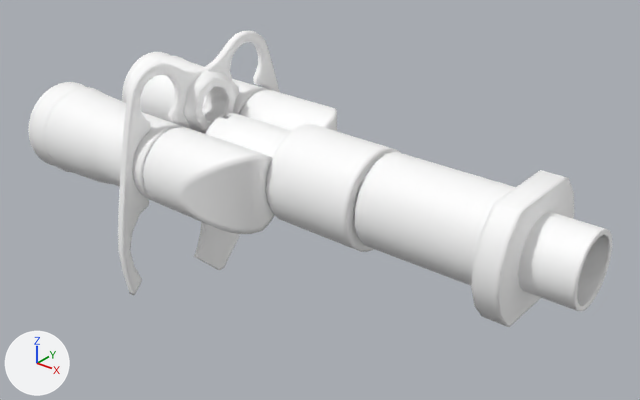
A saved change to the FBX model Assets/Project/Models/Equipment/ReducedEquipment/AnesthesiaMachine/VentilatorAttachmentSimplified.fbx.
One viewpoint serves both versions: a 50 mm lens placed at (0.1324, -0.1597, 0.0871), pointed at (0.0041, 0.0007, -0.0124). The axes (+X, +Y, +Z) are drawn at lower left. The lights are the same throughout.

Script lines for the objects in view, before the commit:
```python
me_scene_007 = bpy.data.meshes.new('Scene.007')
me_scene_007.from_pydata(...)  # 5889 vertices, 11444 faces; spans x -0.075..0.078, y -0.035..0.033, z -0.046..0.023
# faces by material slot: [10112, 1332]
me_scene_007.materials.append(mat_ventilatormainbody2_005)  # white #ffffff
me_scene_007.materials.append(mat_ventilatortransparentplastic_004)  # white #ffffff
ob_ventilatorattachmentsimplified = bpy.data.objects.new('VentilatorAttachmentSimplified', me_scene_007)
ob_ventilatorattachmentsimplified.location = (0.0, 0.0, 0.0)
```
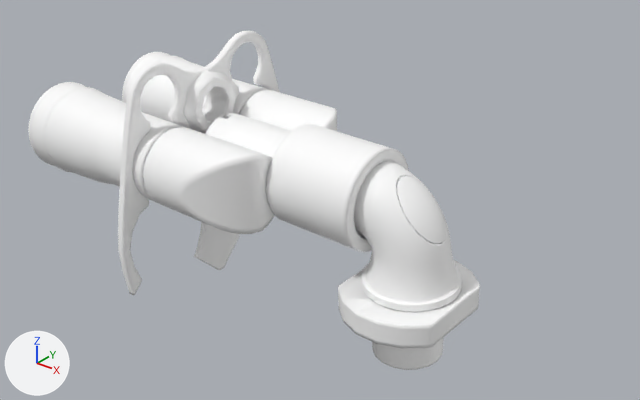
The newer file is also turned or shifted as a whole; pictures and numbers use the older file's frame.

Boxes (x1, y1, x2, y2) around the edits, measured in the pictures (640 x 400 px):
'VentilatorAttachmentSimplified', reshaped (23% narrower, 14% taller)
    before: (28, 31, 612, 327)
    after: (28, 31, 480, 370)
part 1 of me_scene_007, added
    after: (338, 260, 480, 370)
part 2 of me_scene_007, added
    after: (396, 176, 447, 244)
part 3 of me_scene_007, deleted
    before: (471, 170, 574, 327)
part 4 of me_scene_007, built on
    before: (354, 152, 612, 312)
    after: (354, 161, 462, 312)

What changed in the scene script:
```text
Change me_scene_007:
    used by ob_ventilatorattachmentsimplified; location = (0.0, 0.0, 0.0)
    remove me_scene_007.from_pydata(...)  # 5889 vertices, 11444 faces; spans x -0.075..0.078, y -0.035..0.033, z -0.046..0.023
    add me_scene_007.from_pydata(...)  # 8881 vertices, 17341 faces; spans x -0.075..0.048, y -0.035..0.033, z -0.046..0.023
    me_scene_007 part 1: a new loose piece of 324 vertices spanning x 0.02..0.048, y -0.019..0.015, z -0.044..-0.025, in mat_ventilatormainbody2_005 (white #ffffff)
    me_scene_007 part 2: a new loose piece of 216 vertices spanning x 0.03..0.042, y -0.008..0.004, z -0.011..0.003, in mat_ventilatormainbody2_005 (white #ffffff)
    me_scene_007 part 3: the loose piece of 144 vertices spanning x 0.06..0.066, y -0.02..0.014, z -0.018..0.009 is deleted
    me_scene_007 part 4: 19 vertices moved from x 0.009..0.027, y -0.011..0.005, z -0.016..0.003 to x 0.008..0.027, y -0.011..0.005, z -0.016..0.003; 519 vertices removed from x 0.009..0.078, y -0.014..0.009, z -0.016..0.007; 3115 vertices added at x 0.005..0.046, y -0.013..0.011, z -0.032..0.005
    remove me_scene_007.materials.append(mat_ventilatortransparentplastic_004)  # white #ffffff
```
